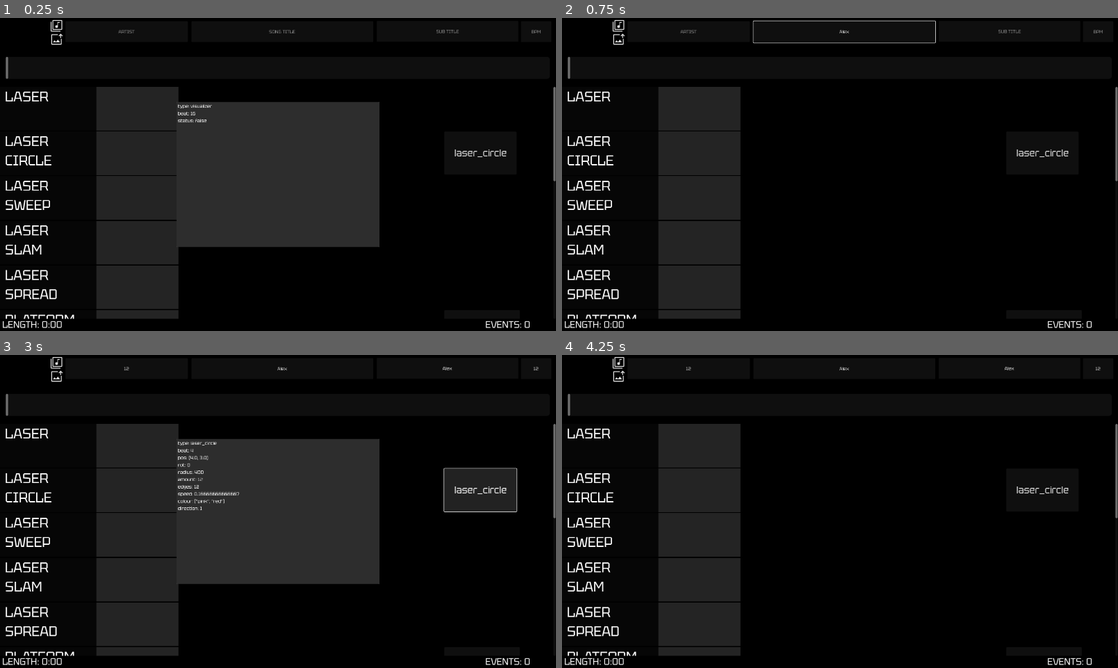
Above: before the commit, frames 1-4 (two rows, left to right).
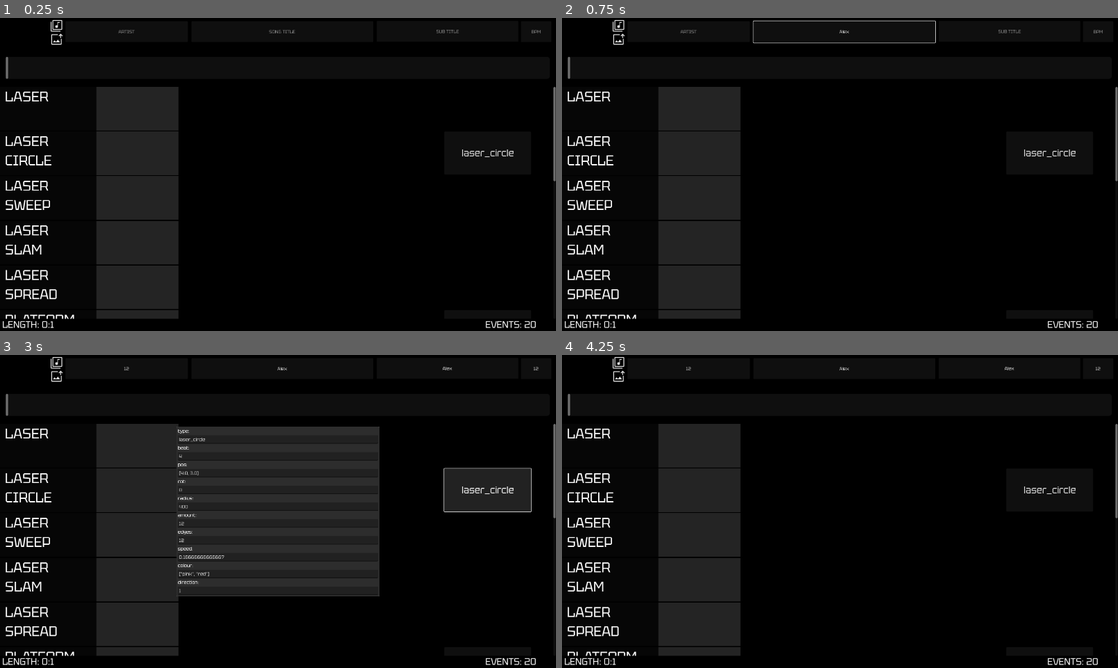
Above: after the commit, the same moments.

Repository: FireEntity1/beat-jumper
Game: Godot game, scene res://scenes/editor.tscn
Two runs of this game, one before a commit and one after it. Both use one fixed random seed, a clock stepped at 60 frames per second and the inputs below. This scene is started directly instead of the project's main scene. Sound files missing from this copy of the repository are replaced by a short silence.
Inputs (mouse positions are in pixels of both pictures, inside the frame that each line leads up to):
- Up to frame 1 (0.25 s): no input
- Up to frame 2 (0.75 s): click (845, 30) at 0.52 s; type "Alex" at 0.6 s
- Up to frame 3 (3 s): click (444, 367) at 0.75 s; type "Alex" at 0.83 s; click (127, 367) at 0.98 s; type "12" at 1.07 s; click (533, 367) at 1.27 s; type "12" at 1.35 s; click (55, 376) at 2 s; click "laser_circle" at 2.75 s
- Up to frame 4 (4.25 s): click (617, 361) at 3.5 s

The runs differ from the first frame. In frame 1, 17% of the frame differs, in the area x 9-97%, y 26-100%; in frame 2, 0.2%; in frame 3, 4.2%; in frame 4, 0.2%.

Commit message:
feat: stacking events + better timeline lengths

Diff:
--- a/components/editor_event.tscn
+++ b/components/editor_event.tscn
@@ -13,7 +13,7 @@
 transparent_bg = false
 initial_position = 2
 size = Vector2i(700, 500)
-visible = true
+transparent = false
 
 [node name="container" type="VBoxContainer" parent="edit"]
 offset_left = 4.0
--- a/scripts/editor.gd
+++ b/scripts/editor.gd
@@ -182,20 +182,82 @@
 	$hor_scroll.value_changed.connect(func(val):
 		$scroll.scroll_horizontal = int(val)
 	)
+	onload()
+
 func _process(delta: float) -> void:
 	cursor = $hor_scroll.value / EVENT_WIDTH
 
 func spawn_events():
-	for event in temp_testing_map:
+	var groups = group_events(temp_testing_map)
+	for key in groups:
+		var events = groups[key]
+		var event = events[0]
 		var track = $scroll/tracks.get_node(event.type + "/hbox")
-		var event_node = EVENT.instantiate()
-		add_spacer(track,event.beat, event)
-		event_node.load_default(event.type,0)
-		event_node.event_data = event
-		track.add_child(event_node)
+		add_spacer(track, event.beat, event)
+
+		var max_width = EVENT_WIDTH
+		for temp_event in events:
+			if temp_event.has("length"):
+				var width = temp_event.length * EVENT_WIDTH
+				if width > max_width:
+					max_width = width
+
+		var main_event = EVENT.instantiate()
+		main_event.load_default(event.type, 0)
+		main_event.event_data = event
+		main_event.custom_minimum_size.x = max_width
+
+		if events.size() > 1:
+			var popup = PopupPanel.new()
+			popup.transparent = false
+			var popup_container = VBoxContainer.new()
+			popup_container.add_theme_constant_override("separation", 4)
+			popup.add_child(popup_container)
+
+			for e in events:
+				var node = EVENT.instantiate()
+				node.load_default(e.type, 0)
+				node.event_data = e
+				popup_container.add_child(node)
+
+			add_child(popup)
+
+			main_event.mouse_entered.connect(func():
+				var global_pos = main_event.global_position
+				popup.position = global_pos + Vector2(0, 44)
+				popup.size = Vector2(EVENT_WIDTH, events.size() * 48)
+				popup.popup()
+		)
+
+			main_event.mouse_exited.connect(func():
+				await get_tree().create_timer(0.1).timeout
+				var mouse_pos = get_global_mouse_position()
+				var popup_rect = Rect2(popup.position, popup.size)
+				if not popup_rect.has_point(mouse_pos):
+					popup.hide()
+			)
+
+			popup.mouse_exited.connect(func():
+				popup.hide()
+			)
+
+		track.add_child(main_event)
 
 func add_spacer(track, beat, event):
 	var spacer = Control.new()
 	spacer.custom_minimum_size.x = (event.beat-last_beat[event.type]) * EVENT_WIDTH
 	last_beat[event.type] = event.beat
 	track.add_child(spacer)
+
+func group_events(events):
+	var groups = {}
+	for event in events:
+		var key = str(event.type, "@", event.beat)
+		if not groups.has(key):
+			groups[key] = []
+		groups[key].append(event)
+	return groups
+
+func onload():
+	$song_length.text = "LENGTH: " + str(int(floor($song.stream.get_length()/60))) + ":" + str(int($song.stream.get_length())%60)
+	$song_events.text = "EVENTS: " + str(temp_testing_map.size())
--- a/scripts/editor_event.gd
+++ b/scripts/editor_event.gd
@@ -9,9 +9,17 @@
 	var i = 0
 	for key in event_data:
 		var label = Label.new()
-		label.text = key + ": " + str(event_data[key])
-		print(label.text)
+		var editable = LineEdit.new()
+		label.text = key + ": "
+		editable.text = str(event_data[key])
+		editable.connect("text_changed",_on_editable_changed)
 		$edit/container.add_child(label)
+		$edit/container.add_child(editable)
+		if key == "length":
+			custom_minimum_size.x = 300 * event_data.length
+
+func _on_editable_changed(text: String):
+	print(text)
 
 func _process(delta: float) -> void:
 	pass
@@ -20,6 +28,5 @@
 	track = selected_track
 	text = selected_track
 
-
 func _on_button_up() -> void:
 	$edit.popup()
